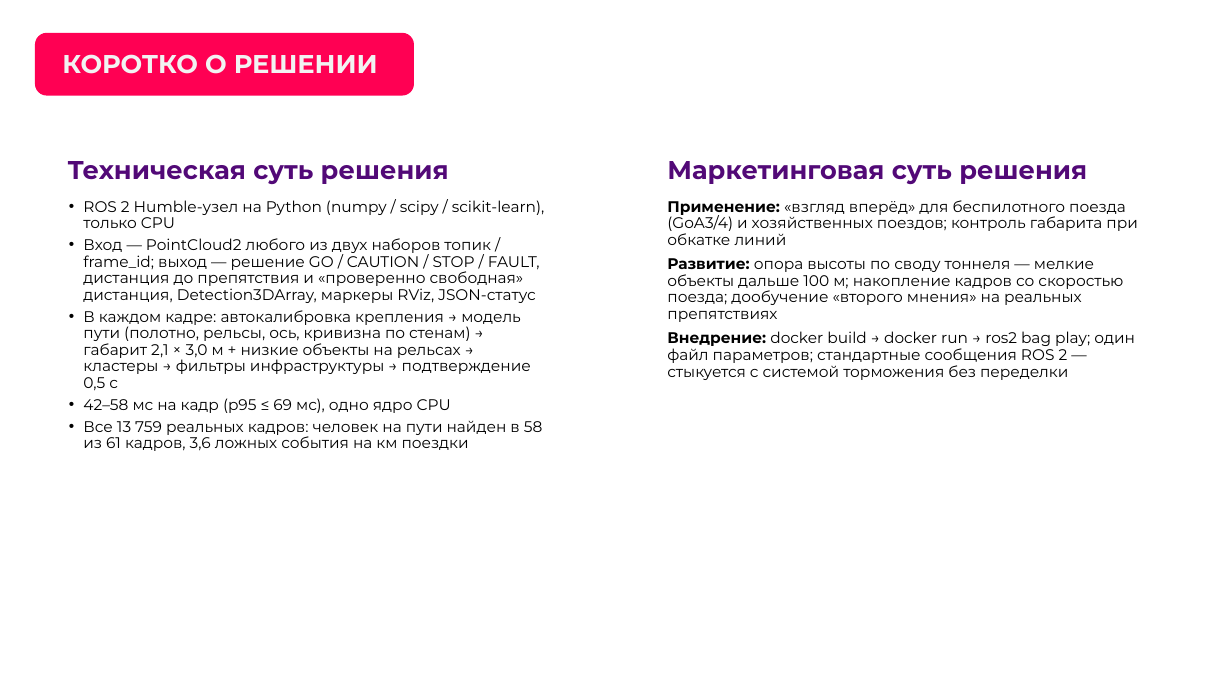
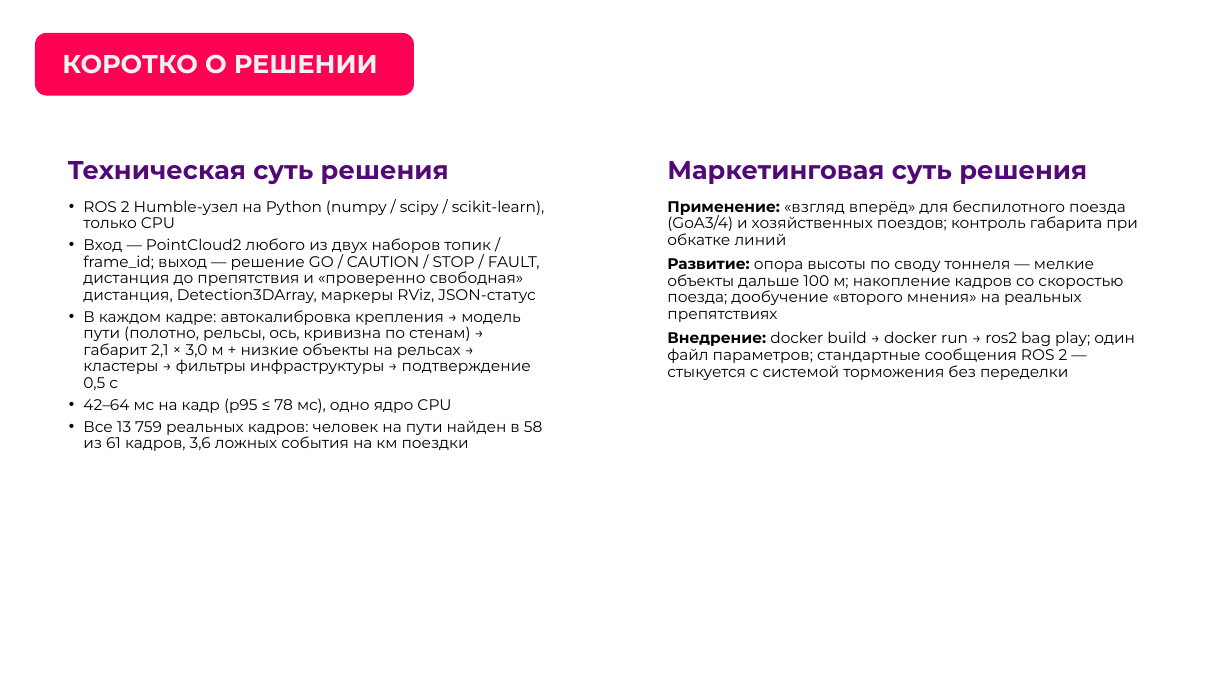
Before and after one commit to pmixay/ReSense, a slide deck: slide 5 of docs/presentation/ReSense_LCT2026.pptx. Drawn at 1232x693 pixels with LibreOffice and Linux fonts; fonts in the diff are those of the drawing; background and template pictures are left out. Boxes give left, top, right and bottom in pixels: in the first picture for what was removed or moved away, otherwise in the second. Text is boxed around its words. In the diff, an @@ line names an element or a change of style, - is before the commit and + after.

```diff
--- a/docs/presentation/ReSense_LCT2026.pptx
+++ b/docs/presentation/ReSense_LCT2026.pptx
@@ text at (83,398,451,413): text changed @@
-• 42–58 мс на кадр (p95 ≤ 69 мс), одно ядро CPU
+• 42–64 мс на кадр (p95 ≤ 78 мс), одно ядро CPU
```
Also in this commit, not shown: 6 other slides changed, 29 other files.
